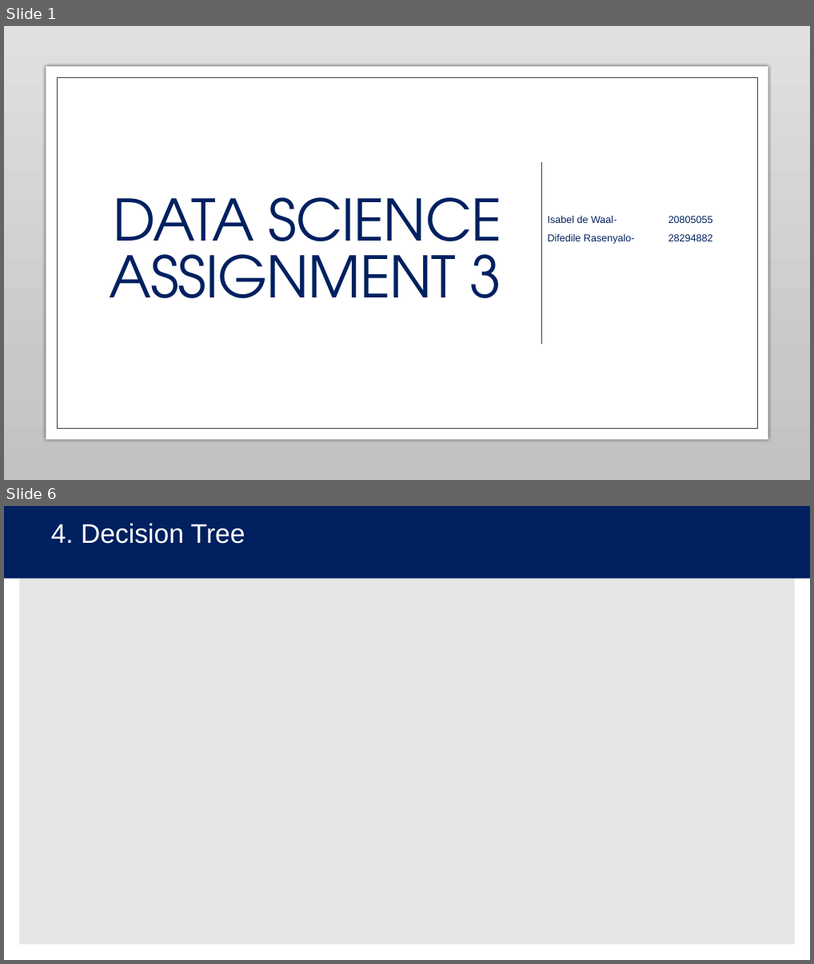
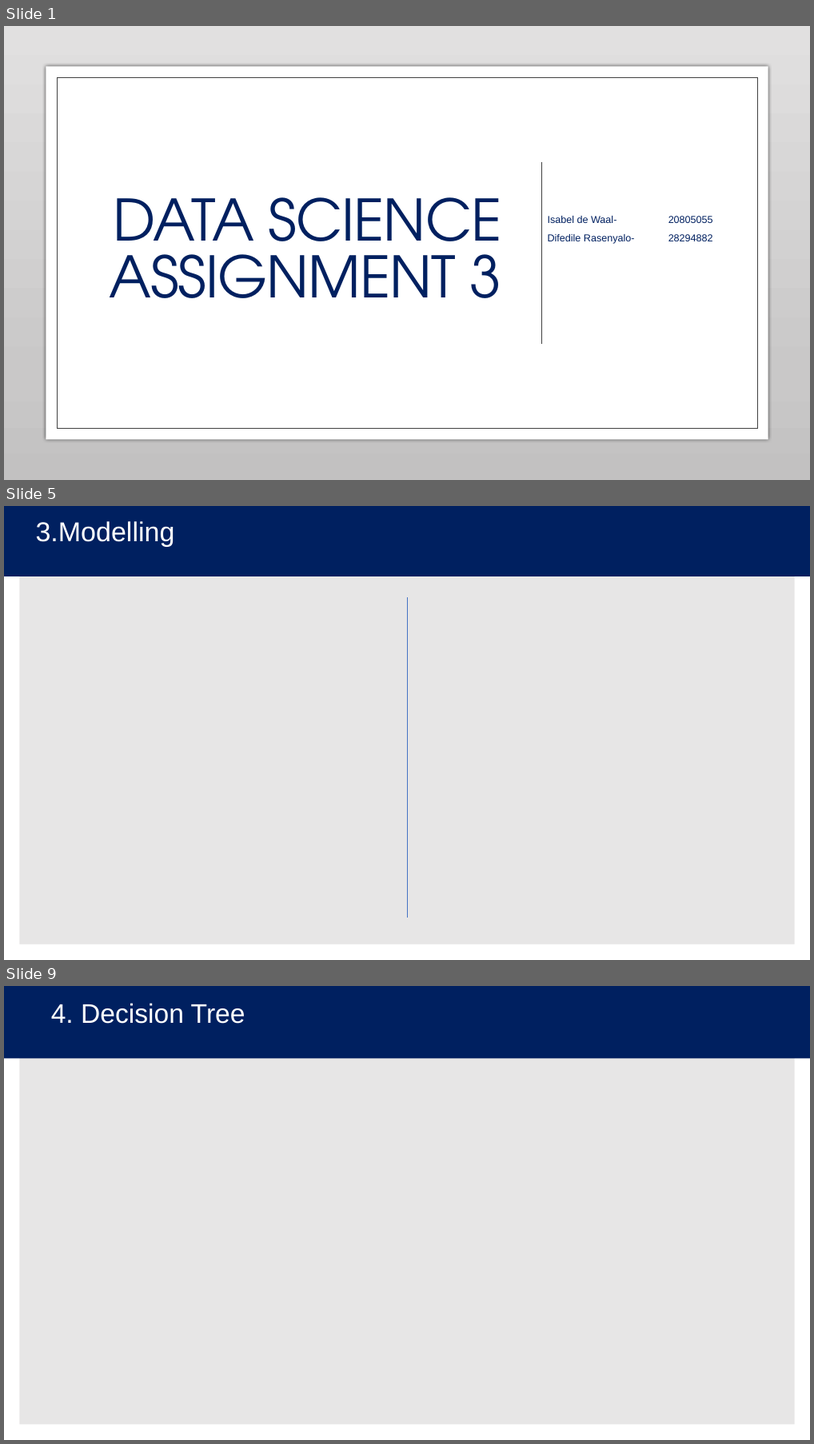
Before and after one commit to sver96/ds-group-42-pba-3, a slide deck: MEng_TaskB/Presentation/MengPresentationDraft.pptx. Shown one above the other, each under a label of ours: slides 1 and 6 before the commit, slides 1, 5 and 9 after it; the slides between them are not shown. The pictures are 814x964 and 814x1444 pixels, drawn with LibreOffice and Linux fonts; fonts in the diff are those of the drawing; background and template pictures are left out. Boxes give left, top, right and bottom in pixels: in the first picture for what was removed or moved away, otherwise in the second. Text is boxed around its words. In the diff, an @@ line names an element or a change of style, - is before the commit and + after.

```diff
--- a/MEng_TaskB/Presentation/MengPresentationDraft.pptx
+++ b/MEng_TaskB/Presentation/MengPresentationDraft.pptx
@@ slide 5 added at bbox=[4, 506, 810, 960], background #FFFFFF; not listed: 1 template element that a slide beside it also shows @@
@@ rectangle added at bbox=[4, 506, 810, 576], fill #002060 @@
@@ title added at bbox=[36, 521, 175, 547], 32.4 pt, text #FFFFFF @@
+3.Modelling
@@ line added from (407, 597) to (407, 917), #4472C4 0.5 pt @@
@@ what was slide 6 is now slide 9 @@
```
Also in this commit, not shown: 1 slide changed, 2 other slides added, 8 other files.
